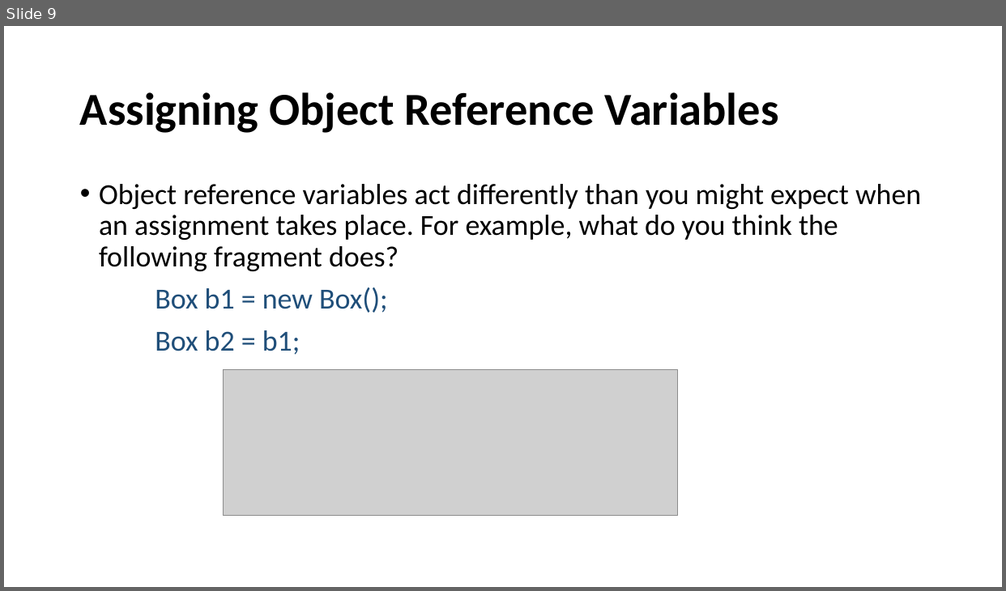
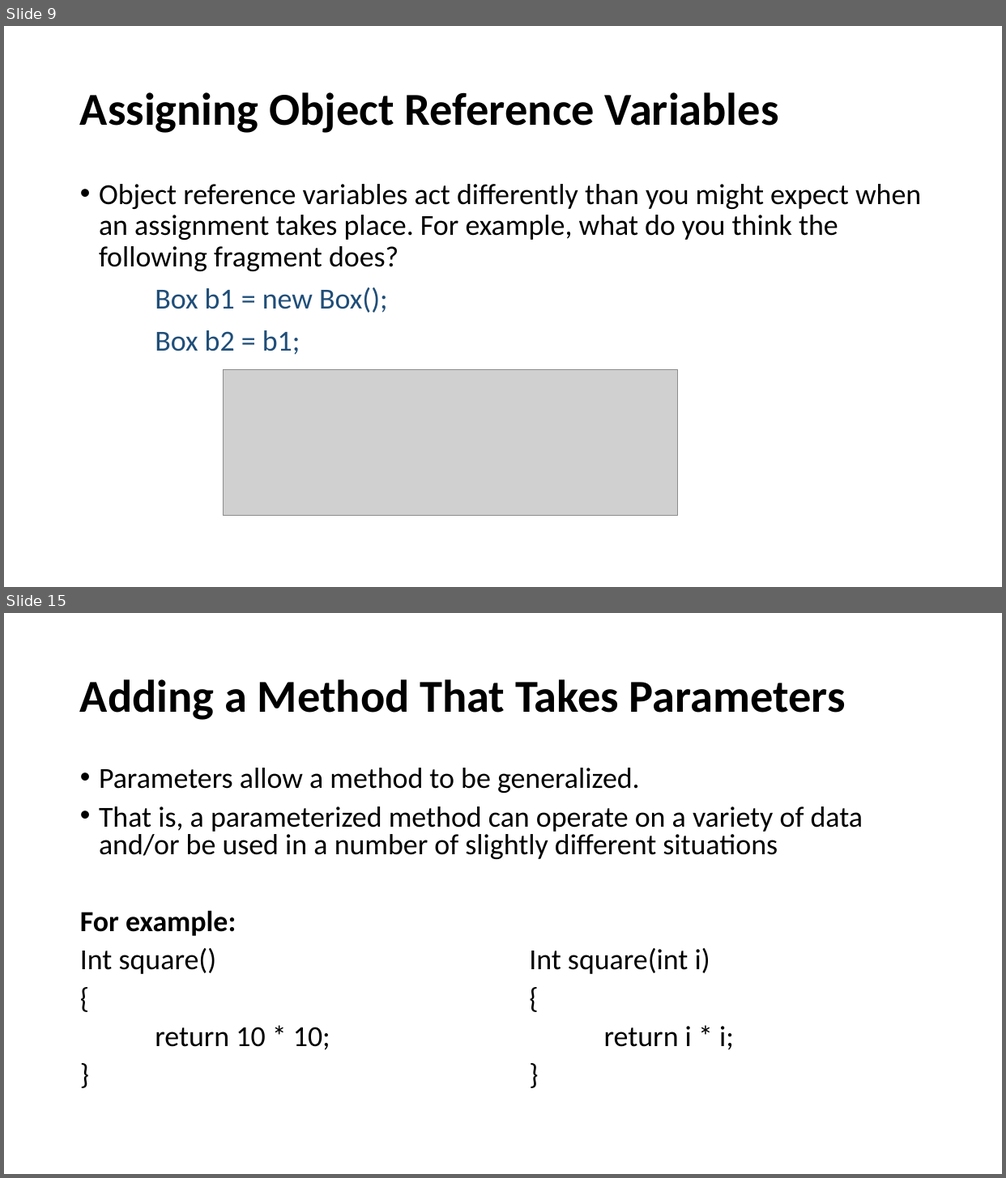
Before and after one commit to Praju-11/Java_Arctic, a slide deck: Class.pptx. Shown one above the other, each under a label of ours: slide 9 before the commit, slides 9 and 15 after it; the slides between them are not shown. The pictures are 1006x591 and 1006x1178 pixels, drawn with LibreOffice and Linux fonts; fonts in the diff are those of the drawing; grey boxes stand for pictures. Boxes give left, top, right and bottom in pixels: in the first picture for what was removed or moved away, otherwise in the second. Text is boxed around its words. In the diff, an @@ line names an element or a change of style, - is before the commit and + after.

```diff
--- a/Class.pptx
+++ b/Class.pptx
@@ slide 15 added at box(4, 613, 1002, 1174), background #FFFFFF @@
@@ title added at box(80, 679, 846, 720), 44 pt, text #000000, bold @@
+Adding a Method That Takes Parameters
@@ text added at box(80, 768, 863, 1050), 28 pt, text #000000 @@
+• Parameters allow a method to be generalized.
+• That is, a parameterized method can operate on a variety of data and/or be used in a number of slightly different situations
+For example:
+Int square() Int square(int i)
+{ {
+return 10 * 10; return i * i;
+} }
```
Also in this commit, not shown: 20 other slides added, 1 other file.
